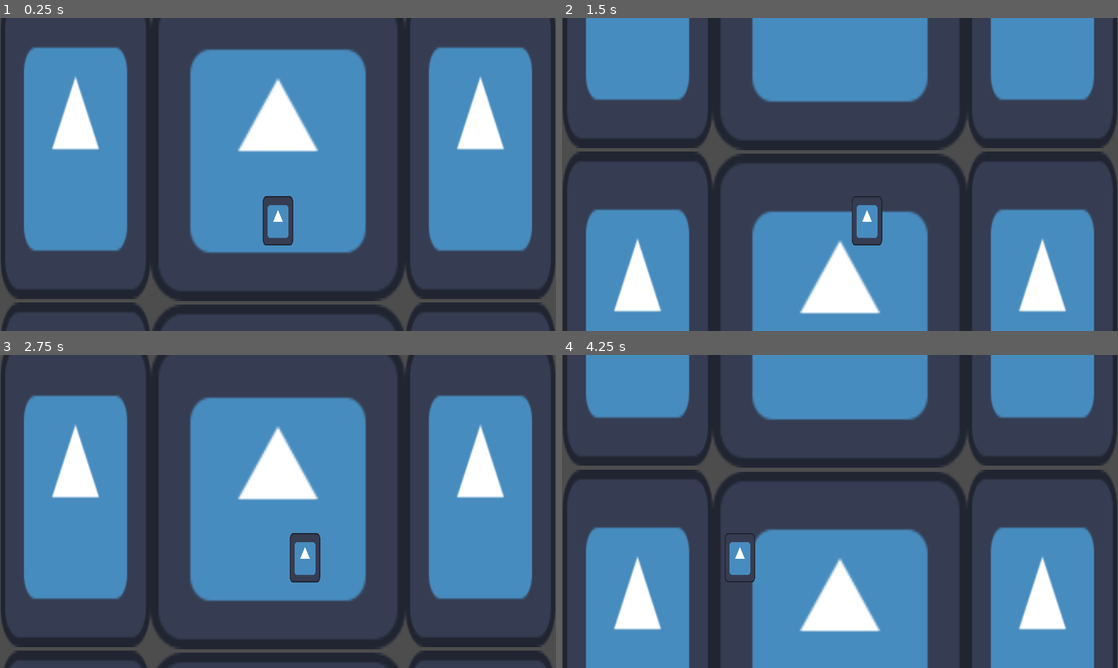
Above: before the commit, frames 1-4 (two rows, left to right).
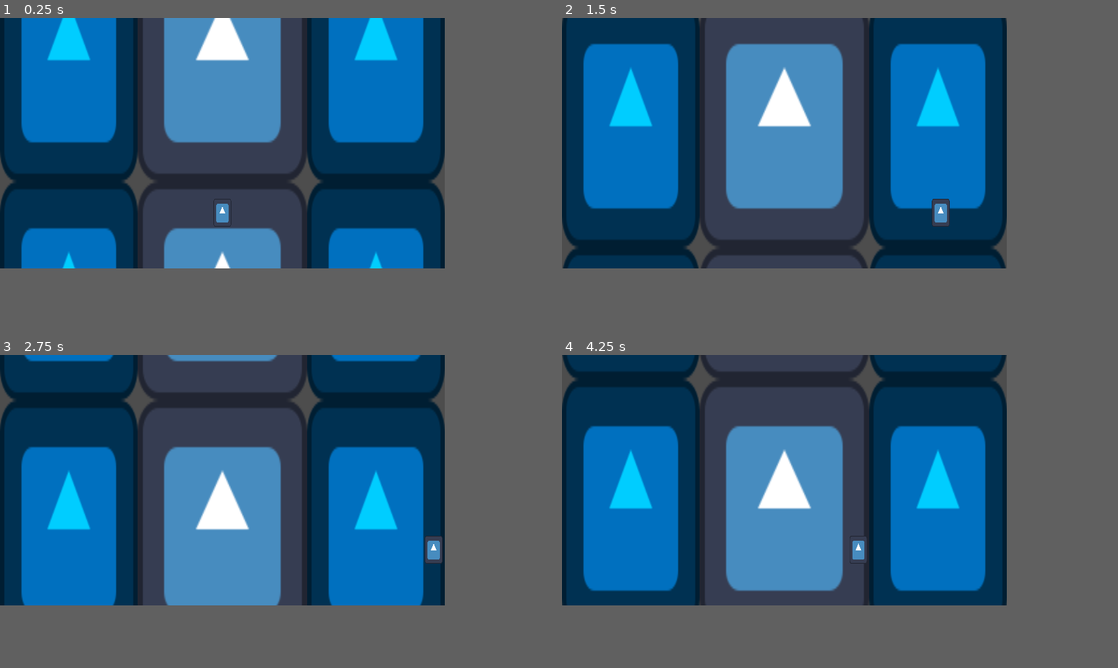
Above: after the commit, the same moments.

Repository: UHSGDC/alfred-the-dipping-bird
Game: Godot game, scene res://scenes/niagara/niagara_minigame.tscn
The game is run twice, just before and just after one commit, with the same random seed, the same clock (stepped at 60 frames per second) and the same inputs. The engine's default icon, where the game draws it, is replaced by a stand-in: a white triangle on a blue panel in a dark square.
Inputs:
- Up to frame 1 (0.25 s): no input
- Up to frame 2 (1.5 s): tap Enter (minigame_tester_reinstance) at 0.5, 1.35 s; hold D (right) 0.53-1.28 s; hold Backspace (minigame_tester_end) 0.53-1.28 s; hold S (down) from 1.28 s (still down)
- Up to frame 3 (2.75 s): release S (down) at 2.03 s; hold D (right) from 2.03 s (still down); hold Backspace (minigame_tester_end) from 2.03 s (still down)
- Up to frame 4 (4.25 s): release D (right) at 2.78 s; release Backspace (minigame_tester_end) at 2.78 s; hold W (up) 2.78-3.53 s; tap Enter (minigame_tester_reinstance) at 2.85 s; hold A (left) from 3.53 s (still down); hold Backspace (minigame_tester_end) from 3.53 s (still down)
In our replay, the window is 800x450 before the commit and 640x360 after it. These sizes can differ from the game's own. Grey fills any space a smaller window leaves; there, only what the larger window draws over its background counts as a difference.

The runs differ from the first frame. In frame 1, 72% of the frame differs, in the area x 0-100%, y 0-100%; in frame 2, 76%; in frame 3, 69%; in frame 4, 74%.
Error before the commit: Parse Error: Preload file "res://scenes/niagara/obstacle.tscn" does not exist. (res://scripts/niagara/niagara_minigame.gd:19)

Commit message:
Saving my work so it dont get deleted

Diff:
--- a/project.godot
+++ b/project.godot
@@ -17,6 +17,10 @@
 
 [display]
 
+window/size/viewport_width=320
+window/size/viewport_height=180
+window/size/window_width_override=1280
+window/size/window_height_override=720
 window/stretch/mode="canvas_items"
 
 [input]
--- /dev/null
+++ b/scenes/niagara/indicators/fish_indicator.tscn
@@ -0,0 +1,53 @@
+[gd_scene load_steps=6 format=3 uid="uid://uwnlbh4c5fac"]
+
+[ext_resource type="Texture2D" uid="uid://3ttwa7rolvit" path="res://icon.svg" id="1_a542m"]
+[ext_resource type="Script" path="res://scripts/niagara/fish_indicator.gd" id="1_cm0wf"]
+
+[sub_resource type="Animation" id="Animation_p6osk"]
+resource_name = "flash"
+length = 1.1
+tracks/0/type = "value"
+tracks/0/imported = false
+tracks/0/enabled = true
+tracks/0/path = NodePath(".:modulate")
+tracks/0/interp = 1
+tracks/0/loop_wrap = true
+tracks/0/keys = {
+"times": PackedFloat32Array(0, 0.2, 0.4, 0.6, 0.8, 0.9, 1, 1.1),
+"transitions": PackedFloat32Array(1, 1, 1, 1, 1, 1, 1, 1),
+"update": 0,
+"values": [Color(0, 1, 0, 1), Color(0, 1, 0, 0), Color(0, 1, 0, 1), Color(0, 1, 0, 0), Color(0, 1, 0, 1), Color(0, 1, 0, 0), Color(0, 1, 0, 1), Color(0, 1, 0, 0)]
+}
+
+[sub_resource type="Animation" id="Animation_r6ije"]
+resource_name = "RESET"
+tracks/0/type = "value"
+tracks/0/imported = false
+tracks/0/enabled = true
+tracks/0/path = NodePath(".:modulate")
+tracks/0/interp = 1
+tracks/0/loop_wrap = true
+tracks/0/keys = {
+"times": PackedFloat32Array(0),
+"transitions": PackedFloat32Array(1),
+"update": 0,
+"values": [Color(0, 1, 0, 1)]
+}
+
+[sub_resource type="AnimationLibrary" id="AnimationLibrary_eocgo"]
+_data = {
+"RESET": SubResource("Animation_r6ije"),
+"flash": SubResource("Animation_p6osk")
+}
+
+[node name="FishIndicator" type="Sprite2D"]
+modulate = Color(0, 1, 0, 1)
+scale = Vector2(0.1875, 0.1875)
+texture = ExtResource("1_a542m")
+offset = Vector2(0, 64)
+script = ExtResource("1_cm0wf")
+
+[node name="AnimationPlayer" type="AnimationPlayer" parent="."]
+libraries = {
+"": SubResource("AnimationLibrary_eocgo")
+}
--- a/scenes/niagara/niagara_minigame.tscn
+++ b/scenes/niagara/niagara_minigame.tscn
@@ -1,48 +1,97 @@
-[gd_scene load_steps=6 format=3 uid="uid://laaln4dpdyqi"]
+[gd_scene load_steps=9 format=3 uid="uid://laaln4dpdyqi"]
 
 [ext_resource type="Script" path="res://scripts/niagara/niagara_minigame.gd" id="1_6bwwf"]
 [ext_resource type="Texture2D" uid="uid://3ttwa7rolvit" path="res://icon.svg" id="2_lqpmu"]
 [ext_resource type="Script" path="res://scripts/niagara/background.gd" id="3_7ch8u"]
 [ext_resource type="PackedScene" uid="uid://dv26boqu0ncd0" path="res://scenes/niagara/player.tscn" id="3_j8q3t"]
+[ext_resource type="PackedScene" uid="uid://cuwf4kfx0g4m6" path="res://scenes/niagara/spawn_timer.tscn" id="5_ua3ch"]
+[ext_resource type="Script" path="res://scripts/niagara/object_remover.gd" id="7_6awaa"]
 
 [sub_resource type="RectangleShape2D" id="RectangleShape2D_or3sr"]
-size = Vector2(312, 648)
+size = Vector2(99, 180)
+
+[sub_resource type="RectangleShape2D" id="RectangleShape2D_bl2v0"]
+size = Vector2(360, 10)
 
 [node name="NiagaraMinigame" type="Node2D"]
 script = ExtResource("1_6bwwf")
 
+[node name="MinigameTimer" type="Timer" parent="."]
+
 [node name="Player" parent="." instance=ExtResource("3_j8q3t")]
-position = Vector2(576, 420)
+position = Vector2(160, 140)
 scale = Vector2(0.8, 0.8)
+
+[node name="Waterfall" type="Area2D" parent="." groups=["waterfall"]]
+
+[node name="CollisionShape2D" type="CollisionShape2D" parent="Waterfall"]
+position = Vector2(49.5, 90)
+shape = SubResource("RectangleShape2D_or3sr")
+
+[node name="CollisionShape2D2" type="CollisionShape2D" parent="Waterfall"]
+position = Vector2(270.5, 90)
+shape = SubResource("RectangleShape2D_or3sr")
 
 [node name="ParallaxBackground" type="ParallaxBackground" parent="."]
 script = ExtResource("3_7ch8u")
 
 [node name="ParallaxLayer" type="ParallaxLayer" parent="ParallaxBackground"]
-motion_mirroring = Vector2(0, 648)
+motion_mirroring = Vector2(0, 180)
 
 [node name="Cliff" type="Sprite2D" parent="ParallaxBackground/ParallaxLayer"]
-position = Vector2(576, 328)
-scale = Vector2(4.125, 5)
+position = Vector2(160, 90)
+scale = Vector2(0.953125, 1.40625)
 texture = ExtResource("2_lqpmu")
 
 [node name="Water1" type="Sprite2D" parent="ParallaxBackground/ParallaxLayer"]
-position = Vector2(156.5, 324)
-scale = Vector2(2.42969, 5)
+modulate = Color(0, 0.803922, 1, 1)
+position = Vector2(49.5, 90)
+scale = Vector2(0.773438, 1.40625)
 texture = ExtResource("2_lqpmu")
 
 [node name="Water2" type="Sprite2D" parent="ParallaxBackground/ParallaxLayer"]
-position = Vector2(995.5, 324)
-scale = Vector2(2.42969, 5)
+modulate = Color(0, 0.803922, 1, 1)
+position = Vector2(270.5, 90)
+scale = Vector2(0.773437, 1.40625)
 texture = ExtResource("2_lqpmu")
 
-[node name="Waterfall" type="Area2D" parent="." groups=["waterfall"]]
-position = Vector2(576, 324)
+[node name="FishTimer" parent="." instance=ExtResource("5_ua3ch")]
 
-[node name="CollisionShape2D" type="CollisionShape2D" parent="Waterfall"]
-position = Vector2(-420, 0)
-shape = SubResource("RectangleShape2D_or3sr")
+[node name="GushTimer" parent="." instance=ExtResource("5_ua3ch")]
 
-[node name="CollisionShape2D2" type="CollisionShape2D" parent="Waterfall"]
-position = Vector2(420, 0)
-shape = SubResource("RectangleShape2D_or3sr")
+[node name="ObstacleTimer" parent="." instance=ExtResource("5_ua3ch")]
+
+[node name="GushSpawn" type="Node2D" parent="."]
+
+[node name="LeftSpawn" type="Marker2D" parent="GushSpawn"]
+position = Vector2(49, -96)
+
+[node name="RightSpawn" type="Marker2D" parent="GushSpawn"]
+position = Vector2(271, -96)
+
+[node name="FishSpawn" type="Node2D" parent="."]
+
+[node name="LeftSpawn" type="Marker2D" parent="FishSpawn"]
+position = Vector2(20, -32)
+
+[node name="RightSpawn" type="Marker2D" parent="FishSpawn"]
+position = Vector2(300, -32)
+
+[node name="ObstacleSpawn" type="Node2D" parent="."]
+
+[node name="LeftSpawn" type="Marker2D" parent="ObstacleSpawn"]
+position = Vector2(0, -48)
+
+[node name="RightSpawn" type="Marker2D" parent="ObstacleSpawn"]
+position = Vector2(320, -48)
+
+[node name="HUD" type="CanvasLayer" parent="."]
+
+[node name="ObjectRemover" type="Area2D" parent="."]
+position = Vector2(160, 200)
+script = ExtResource("7_6awaa")
+
+[node name="CollisionShape2D" type="CollisionShape2D" parent="ObjectRemover"]
+shape = SubResource("RectangleShape2D_bl2v0")
+
+[connection signal="body_entered" from="ObjectRemover" to="ObjectRemover" method="_on_body_entered"]
--- a/scenes/niagara/obstacles/gush.tscn
+++ b/scenes/niagara/obstacles/gush.tscn
@@ -3,11 +3,13 @@
 [ext_resource type="Texture2D" uid="uid://3ttwa7rolvit" path="res://icon.svg" id="1_oa0pv"]
 
 [sub_resource type="RectangleShape2D" id="RectangleShape2D_i8gr5"]
-size = Vector2(112, 115.5)
+size = Vector2(88, 184)
 
 [node name="Gush" type="RigidBody2D" groups=["obstacle"]]
 
 [node name="Sprite2D" type="Sprite2D" parent="."]
+modulate = Color(0, 0, 1, 1)
+scale = Vector2(0.6875, 1.4375)
 texture = ExtResource("1_oa0pv")
 
 [node name="CollisionShape2D" type="CollisionShape2D" parent="."]
--- a/scenes/niagara/player.tscn
+++ b/scenes/niagara/player.tscn
@@ -4,16 +4,19 @@
 [ext_resource type="Script" path="res://scripts/niagara/player.gd" id="1_uitqq"]
 
 [sub_resource type="RectangleShape2D" id="RectangleShape2D_vs87n"]
-size = Vector2(13.1255, 21.329)
+size = Vector2(2.6251, 4.26579)
 
 [node name="Player" type="Area2D"]
 script = ExtResource("1_uitqq")
 
 [node name="Sprite2D" type="Sprite2D" parent="."]
-scale = Vector2(0.617188, 1.00781)
+scale = Vector2(0.125, 0.2)
 texture = ExtResource("1_46q3x")
 
 [node name="CollisionShape2D" type="CollisionShape2D" parent="."]
-position = Vector2(-7.15256e-07, -2.92063e-06)
-scale = Vector2(6.095, 6.095)
+position = Vector2(-5.68434e-14, 0)
+scale = Vector2(6, 6)
 shape = SubResource("RectangleShape2D_vs87n")
+
+[connection signal="area_entered" from="." to="." method="_on_area_entered"]
+[connection signal="area_exited" from="." to="." method="_on_area_exited"]
--- /dev/null
+++ b/scenes/niagara/spawn_timer.tscn
@@ -0,0 +1,9 @@
+[gd_scene load_steps=2 format=3 uid="uid://cuwf4kfx0g4m6"]
+
+[ext_resource type="Script" path="res://scripts/niagara/spawn_timer.gd" id="1_jiah2"]
+
+[node name="SpawnTimer" type="Timer"]
+one_shot = true
+script = ExtResource("1_jiah2")
+
+[connection signal="timeout" from="." to="." method="_on_timeout"]
--- /dev/null
+++ b/scripts/niagara/fish_indicator.gd
@@ -0,0 +1,9 @@
+extends Sprite2D
+
+const fish_scene: PackedScene = preload("res://scenes/niagara/fish.tscn")
+
+func initialize(obstacle_pos: Vector2) -> RigidBody2D:
+	$AnimationPlayer.play("flash")
+	await $AnimationPlayer.animation_finished
+	var fish: RigidBody2D = fish_scene.instantiate()
+	return fish
--- a/scripts/niagara/niagara_minigame.gd
+++ b/scripts/niagara/niagara_minigame.gd
@@ -1,28 +1,29 @@
 extends BaseMinigame
 
-const SPAWN_AMOUNT: int = 100
+const TOP_LEFT_BOUND: Vector2 = Vector2(0, 0)
+const BOT_RIGHT_BOUND: Vector2 = Vector2(300, 160)
 
-const top_left_bound: Vector2 = Vector2(0, 0)
-const bot_right_bound: Vector2 = Vector2(1152, 648)
+## The length of the minigame
+@export var minigame_time: float
+@export var gush_indicator_scene: PackedScene
+@export var obstacle_indicator_scene: PackedScene
+@export var fish_indicator_scene: PackedScene
 
-var spawn_delay: float = 2
-var spawn_delay_reduction: float = 0.1
+@onready var hud: CanvasLayer = $HUD
 
-func _ready() -> void:
-	randomize()
-	for i in range(SPAWN_AMOUNT):
-		_spawn_obstacle()
-		await _wait(spawn_delay)
-		spawn_delay -= spawn_delay_reduction
 
-func _spawn_obstacle() -> void:
-	var obstacle = preload("res://scenes/niagara/obstacle.tscn").instantiate()
-	var rand_x = randf_range(top_left_bound.x, bot_right_bound.x)
-	obstacle.global_position = Vector2(rand_x, -200)
-	add_child(obstacle)
+func _spawn_gush() -> void:
+	var rand_x = randf_range(TOP_LEFT_BOUND.x, BOT_RIGHT_BOUND.x)
+	_spawn_falling_object(gush_indicator_scene, Vector2(rand_x, -200))
 
-func _on_player_lost() -> void:
-	end_minigame(false, 0)
 
-func _wait(seconds: float) -> void:
-	await get_tree().create_timer(seconds).timeout
+func _spawn_falling_object(indicator_scene: PackedScene, object_pos: Vector2) -> void:
+	# Create indicator and initialize (flashing and creating object)
+	var indicator: Sprite2D = indicator_scene.instantiate()
+	hud.add_child(indicator)
+	var object: RigidBody2D = await indicator.initialize(object_pos)
+	# Add object to scene and set position
+	add_child(object)
+	object.position = object_pos
+	# Delete indicator
+	indicator.queue_free()
--- /dev/null
+++ b/scripts/niagara/object_remover.gd
@@ -0,0 +1,6 @@
+extends Area2D
+
+
+func _on_body_entered(body: Node2D) -> void:
+	if body.is_in_group("fish") or body.is_in_group("obstacle"):
+		body.queue_free()
--- a/scripts/niagara/player.gd
+++ b/scripts/niagara/player.gd
@@ -1,20 +1,18 @@
 extends Area2D
 
-signal player_killed
+const MAX_SPEED: float = 150
+const ACCELERATION: float = MAX_SPEED * 10
 
-const MAX_SPEED: float = 400
-const MAX_FALL_SPEED: float = 700
-const ACCELERATION: float = MAX_SPEED * 10
-const AUTOSCROLL_SPEED: float = 600
-const MIN_SCALE: float = 0.3
-
-const left_bound: float = 16
-const right_bound: float = 632
+const LEFT_BOUND: float = 8
+const RIGHT_BOUND: float = 320 - LEFT_BOUND
 
 var velocity: Vector2 = Vector2(0, 0)
 
+var in_water: bool = false
+
 func _physics_process(delta: float) -> void:
 	move(delta)
+
 
 func move(delta: float) -> void:
 	var input := Input.get_vector("left", "right", "up", "down")
@@ -30,8 +28,16 @@
 	velocity.x = clampf(velocity.x, -MAX_SPEED, MAX_SPEED)
 
 	position.x += velocity.x * delta
-	position.x = clampf(position.x, left_bound, right_bound)
+	position.x = clampf(position.x, LEFT_BOUND, RIGHT_BOUND)
 
-# Obstacle
-func _on_area_entered(body: Node2D) -> void:
-	print("test")
+
+# Waterfall detection
+func _on_area_entered(area: Node2D) -> void:
+	if area.is_in_group("waterfall"):
+		in_water = true
+
+
+# Waterfall detection
+func _on_area_exited(area: Area2D) -> void:
+	if area.is_in_group("waterfall"):
+		in_water = false
--- /dev/null
+++ b/scripts/niagara/spawn_timer.gd
@@ -0,0 +1,22 @@
+extends Timer
+
+@export var starting_max_time: float
+@export var starting_min_time: float
+@export var time_reduction: float
+
+var max_time: float
+var min_time: float
+var total_spawns: int = 0
+
+
+func start_spawn_timer() -> void:
+	max_time = starting_max_time
+	min_time = starting_min_time
+	start(randf_range(min_time, max_time))
+
+
+func _on_timeout() -> void:
+	total_spawns += 1
+	min_time -= time_reduction
+	max_time -= time_reduction
+	start(randf_range(min_time, max_time))
